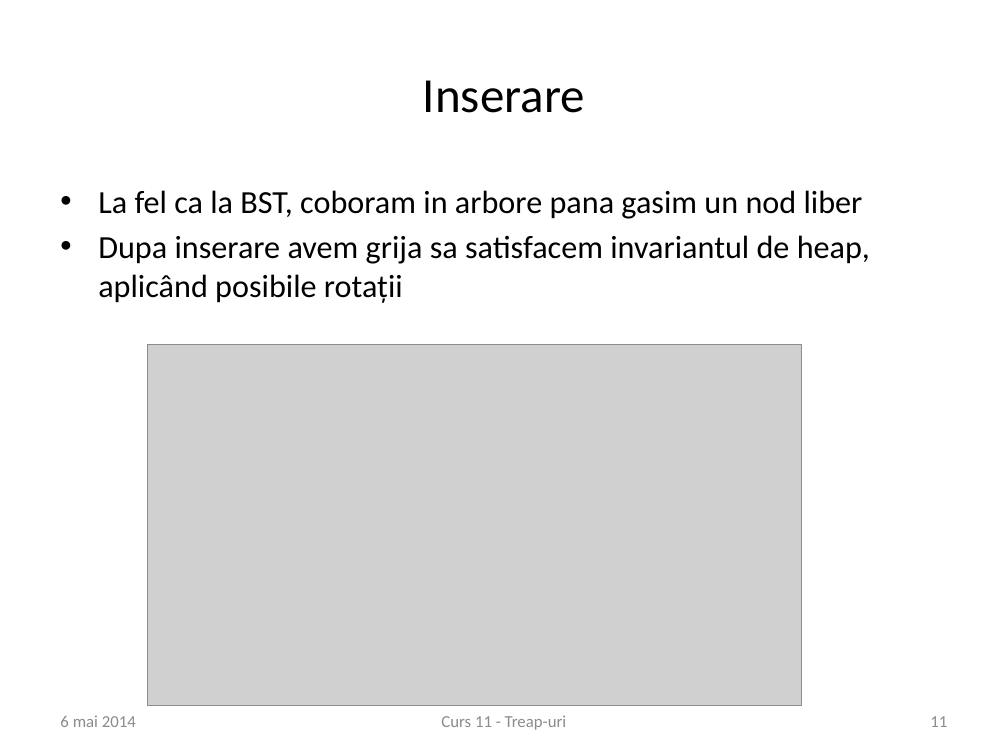
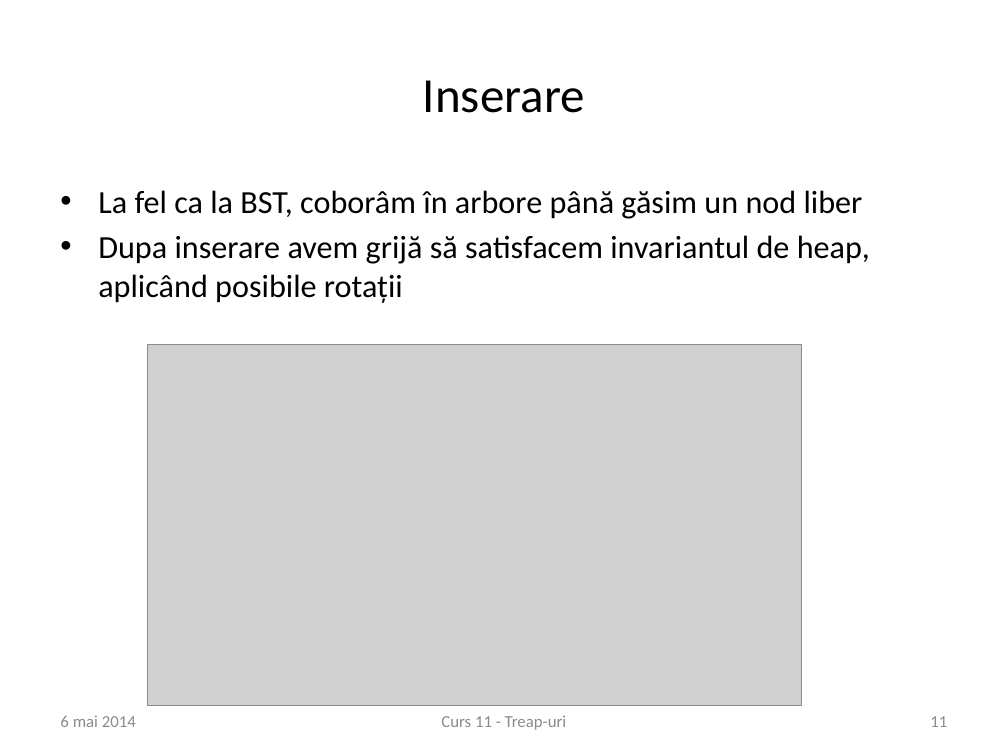
Before and after one commit to andreiparvu/treaps, a slide deck: slide 11 of curs11.pptx. Drawn at 1008x756 pixels with LibreOffice and Linux fonts; fonts in the diff are those of the drawing; grey boxes stand for pictures; background and template pictures are left out. Boxes give left, top, right and bottom in pixels: in the first picture for what was removed or moved away, otherwise in the second. Text is boxed around its words. In the diff, an @@ line names an element or a change of style, - is before the commit and + after.

```diff
--- a/curs11.pptx
+++ b/curs11.pptx
@@ text at box(98, 190, 870, 303): text changed @@
-• La fel ca la BST, coboram in arbore pana gasim un nod liber
-• Dupa inserare avem grija sa satisfacem invariantul de heap, aplicând posibile rotații
+• La fel ca la BST, coborâm în arbore până găsim un nod liber
+• Dupa inserare avem grijă să satisfacem invariantul de heap, aplicând posibile rotații
```
Also in this commit, not shown: 8 other slides changed, 1 slide added.
